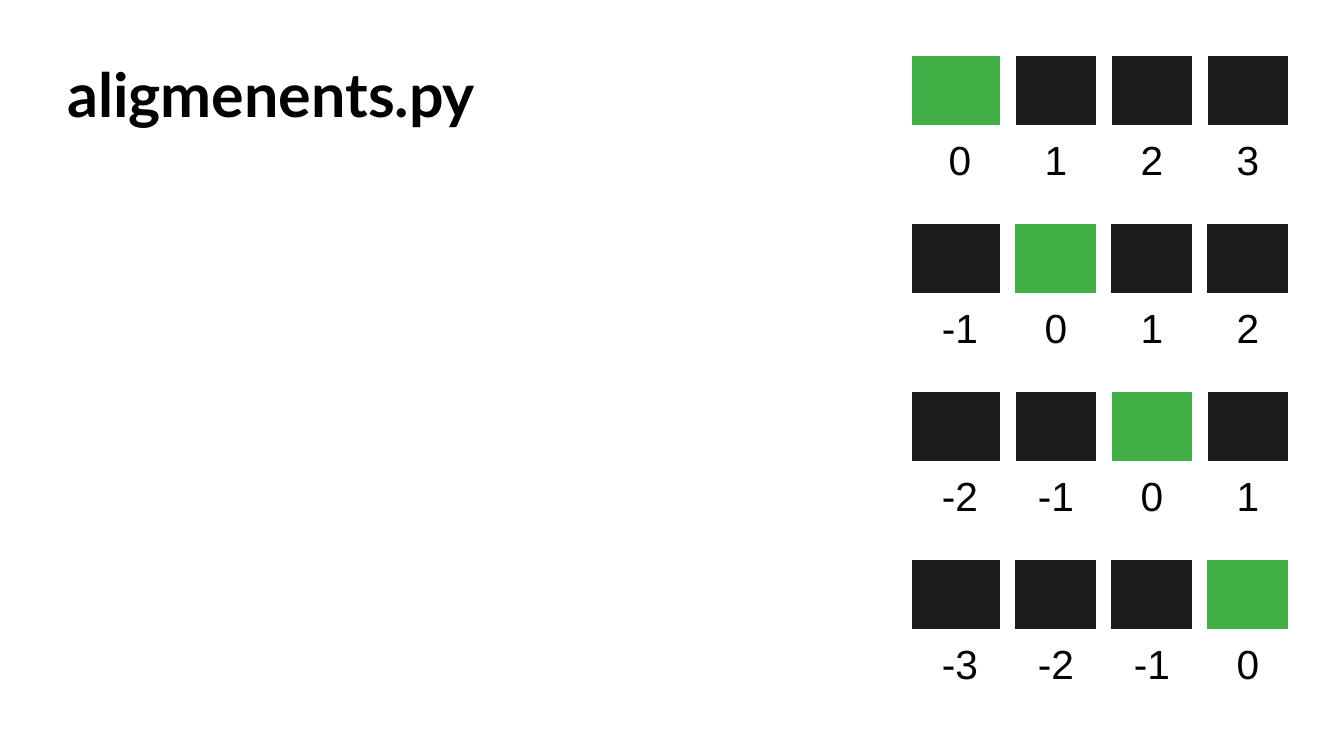
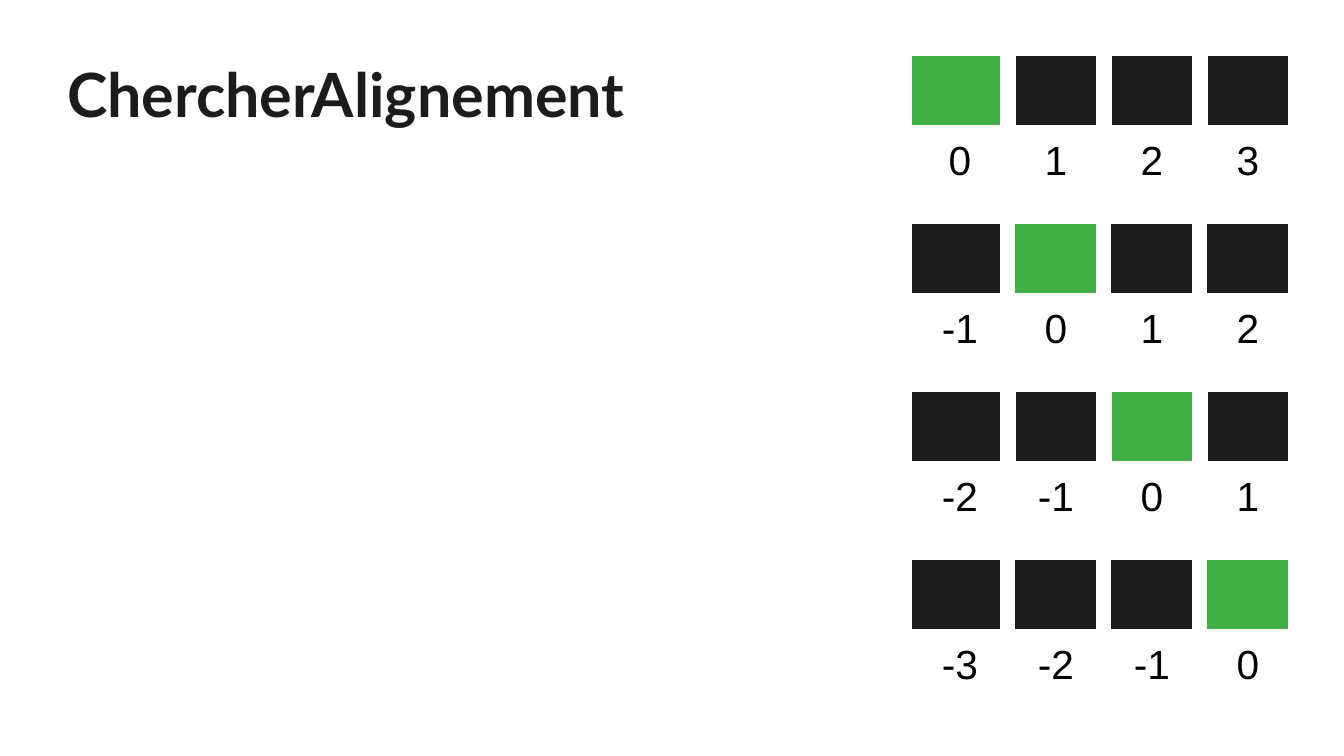
Before and after one commit to 5cover/Puissance-4, a slide deck: slide 12 of diapo.odp (slide 10 before the commit). Drawn at 1344x756 pixels with LibreOffice and Linux fonts; fonts in the diff are those of the drawing. Boxes give left, top, right and bottom in pixels: in the first picture for what was removed or moved away, otherwise in the second. Text is boxed around its words. In the diff, an @@ line names an element or a change of style, - is before the commit and + after.

```diff
--- a/diapo.odp
+++ b/diapo.odp
@@ title at box(67, 71, 624, 128): text changed; text colour #000000 to #1C1C1C @@
-aligmenents.py
+ChercherAlignement
```
Also in this commit, not shown: 10 other slides changed, 4 slides added, 3 slides removed, 6 other files.
